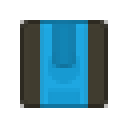
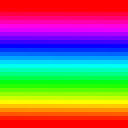
Revision of a layered (128, 128) image; what changed, layer by layer:
added layer "rainbow-top" (hue) above "rainbow-right" over [0,0,128,128]
